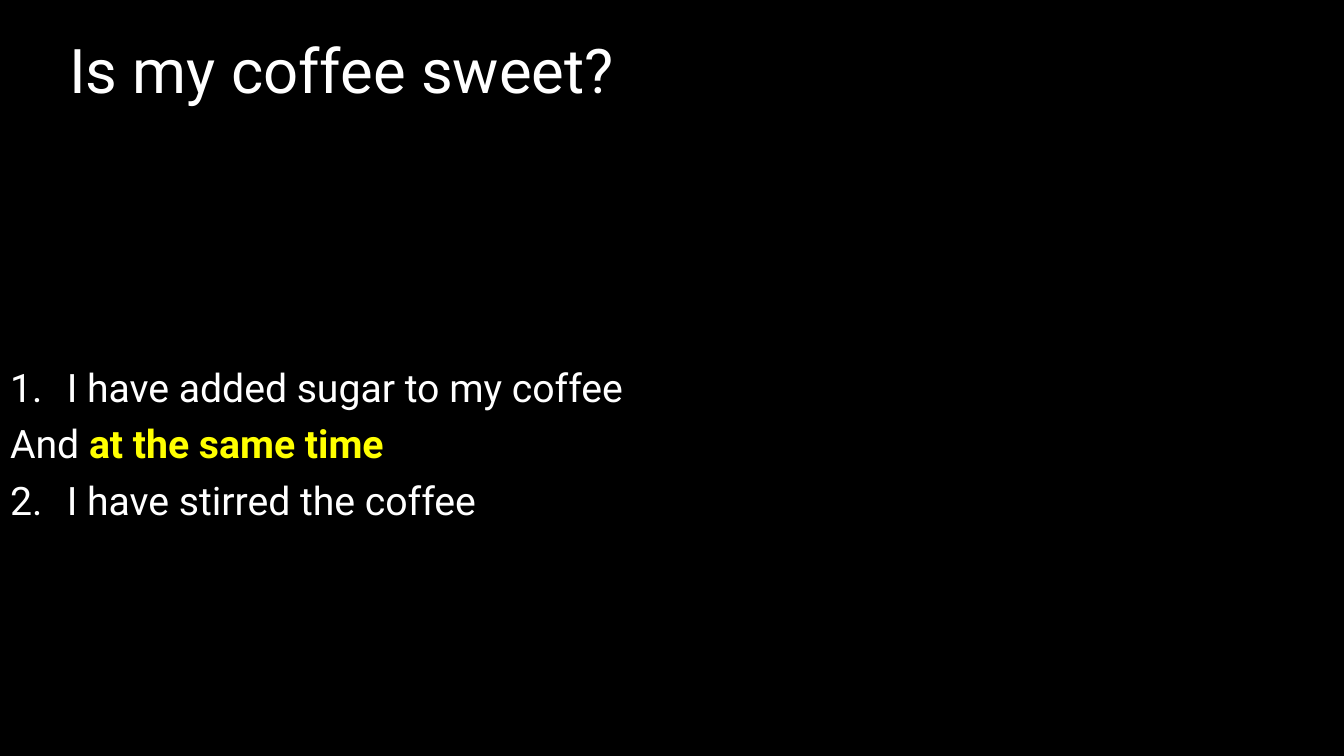
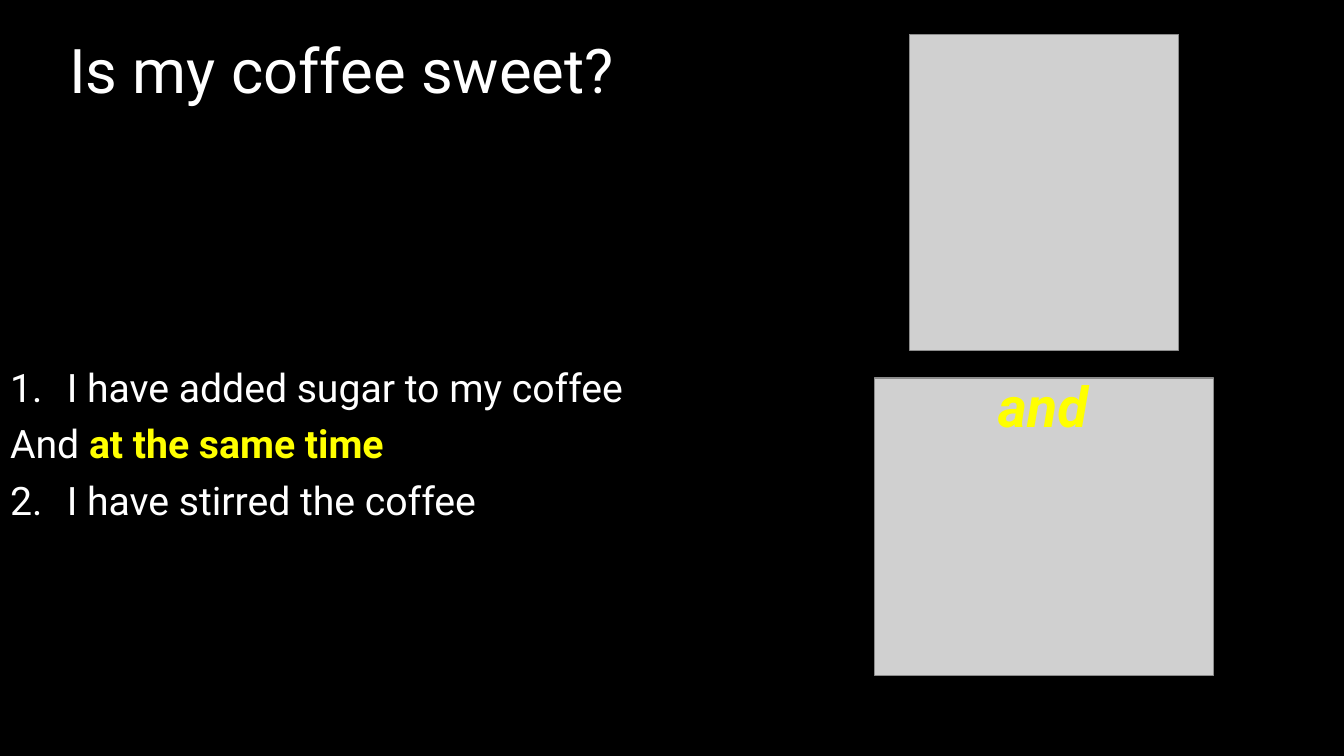
Before and after one commit to DeonRoos/006-BI3010, a slide deck: slide 12 of Lectures/Lecture 08.1 Interactions.pptx. Drawn at 1344x756 pixels with LibreOffice and Linux fonts; fonts in the diff are those of the drawing; grey boxes stand for pictures. Boxes give left, top, right and bottom in pixels: in the first picture for what was removed or moved away, otherwise in the second. Text is boxed around its words. In the diff, an @@ line names an element or a change of style, - is before the commit and + after.

```diff
--- a/Lectures/Lecture 08.1 Interactions.pptx
+++ b/Lectures/Lecture 08.1 Interactions.pptx
@@ picture added at <box>910,34,1180,350</box> @@
@@ picture added at <box>875,378,1214,676</box> @@
@@ text added at <box>998,376,1088,428</box>, 40 pt, text #FFFF00, bold, italic @@
+and
```
Also in this commit, not shown: 13 other slides changed, 11 slides added, 11 other files.
